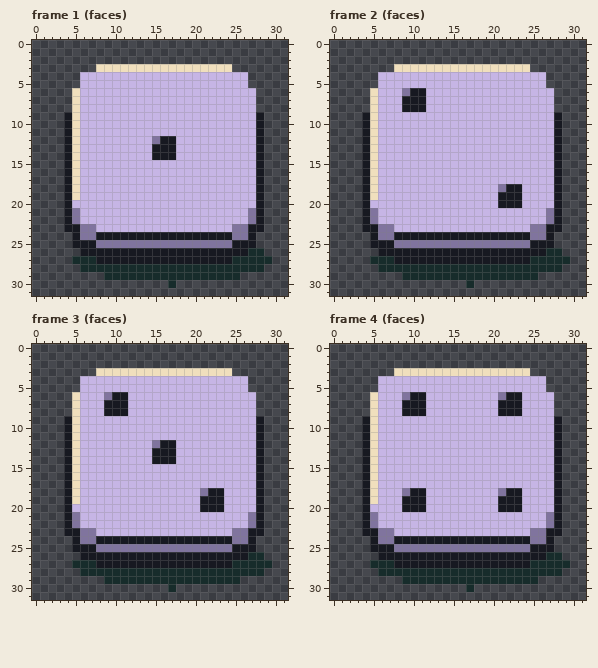
A pixel-art file gets an edit: assets/source/aseprite/dice/multiplier_d6.aseprite. Above is the file before it was changed.
32x32 pixels, 6 frames. Shown: frame 1 (faces), frame 2 (faces), frame 3 (faces), frame 4 (faces). The commit also changed other frames, which this record leaves out.
Once edited:
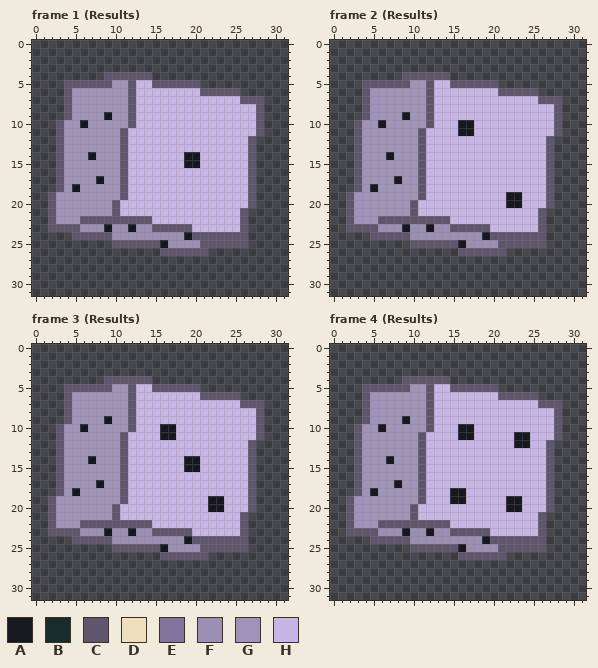
Palette (. is transparent): A #171921  B #172c2b  C #5f566d  D #f0dfbd  E #80749e  F #9c8fb4  G #a093ba  H #c6b5e5
The edit:
Changed rows in their new state; - is an unchanged pixel.
Frame 1 (Results):
first column x 2:
 3 ------.................-----
 4 ----...CCCCCC............---
 5 --CCCCCCGGC--CCCCCC......---
 6 --CGGGGGGGC--------CCCCC..--
 7 --CGGGGGGGC-------------CCC-
 8 --CGGGGGGGC---------------C-
 9 --CGGGGAGGC---------------C-
10 -CGGAGGGGGC---------------C-
11 -CGGGGGGGC----------------C-
12 -CGGGGGGGC---HHH---------C.-
13 -CGGGGGGGC---HHH---------C.-
14 -CGGGAGGGC---HHH-AA------C.-
15 -CGGGGGGGC-------AA------C.-
16 -CGGGGGGGC---------------C.-
17 -CGGGGAGGC---------------C.-
18 -CGAGGGGGC---------------C.-
19 CGGGGGGGGC---------------C.-
20 CGGGGGGGC----------------C.-
21 CGGGGGGGC---------------C..-
22 CGGGCCCCCCCCC-----------C..-
23 CCCCFFFAFFAFFCCCCC-----HC..-
24 ---CCCCCFFFFFFFFF-CCCCCCC.--
25 ---.....CCCCCCAFFFFCCCCCC.--
26 ----..........CCCCCC.......-
27 ---.........................
28 ----.......................-
29 -------.................----
30 ---------------.------------
Frame 2 (Results):
first column x 2:
 3 ------.................-----
 4 ----...CCCCCC............---
 5 --CCCCCCGGC--CCCCCC......---
 6 --CGGGGGGGC--------CCCCC..--
 7 --CGGGGGGGC-------------CCC-
 8 --CGGGGGGGC---------------C-
 9 --CGGGGAGGC---------------C-
10 -CGGAGGGGGC---AA----------C-
11 -CGGGGGGGC----AA----------C-
12 -CGGGGGGGC---------------C.-
13 -CGGGGGGGC---------------C.-
14 -CGGGAGGGC---------------C.-
15 -CGGGGGGGC---------------C.-
16 -CGGGGGGGC---------------C.-
17 -CGGGGAGGC---------------C.-
18 -CGAGGGGGC---------HHH---C.-
19 CGGGGGGGGC---------H-----C.-
20 CGGGGGGGC----------H-----C.-
21 CGGGGGGGC---------------C..-
22 CGGGCCCCCCCCC-----------C..-
23 CCCCFFFAFFAFFCCCCC-----HC..-
24 ---CCCCCFFFFFFFFF-CCCCCCC.--
25 ---.....CCCCCCAFFFFCCCCCC.--
26 ----..........CCCCCC.......-
27 ---.........................
28 ----.......................-
29 -------.................----
30 ---------------.------------
Frame 3 (Results):
first column x 2:
 3 ------.................-----
 4 ----...CCCCCC............---
 5 --CCCCCCGGC--CCCCCC......---
 6 --CGGGGGGGC--------CCCCC..--
 7 --CGGGGGGGC-------------CCC-
 8 --CGGGGGGGC---------------C-
 9 --CGGGGAGGC---------------C-
10 -CGGAGGGGGC---AA----------C-
11 -CGGGGGGGC----AA----------C-
12 -CGGGGGGGC---HHH---------C.-
13 -CGGGGGGGC---HHH---------C.-
14 -CGGGAGGGC---HHH-AA------C.-
15 -CGGGGGGGC-------AA------C.-
16 -CGGGGGGGC---------------C.-
17 -CGGGGAGGC---------------C.-
18 -CGAGGGGGC---------HHH---C.-
19 CGGGGGGGGC---------H-----C.-
20 CGGGGGGGC----------H-----C.-
21 CGGGGGGGC---------------C..-
22 CGGGCCCCCCCCC-----------C..-
23 CCCCFFFAFFAFFCCCCC-----HC..-
24 ---CCCCCFFFFFFFFF-CCCCCCC.--
25 ---.....CCCCCCAFFFFCCCCCC.--
26 ----..........CCCCCC.......-
27 ---.........................
28 ----.......................-
29 -------.................----
30 ---------------.------------
Frame 4 (Results):
first column x 2:
 3 ------.................-----
 4 ----...CCCCCC............---
 5 --CCCCCCGGC--CCCCCC......---
 6 --CGGGGGGGC--------CCCCC..--
 7 --CGGGGGGGC--------HHH--CCC-
 8 --CGGGGGGGC--------HHH----C-
 9 --CGGGGAGGC---------------C-
10 -CGGAGGGGGC---AA----------C-
11 -CGGGGGGGC----AA-----AA---C-
12 -CGGGGGGGC-----------AA--C.-
13 -CGGGGGGGC---------------C.-
14 -CGGGAGGGC---------------C.-
15 -CGGGGGGGC---------------C.-
16 -CGGGGGGGC---------------C.-
17 -CGGGGAGGC---------------C.-
18 -CGAGGGGGC---AA----HHH---C.-
19 CGGGGGGGGC---AA----H-----C.-
20 CGGGGGGGCH---------H-----C.-
21 CGGGGGGGC---------------C..-
22 CGGGCCCCCCCCC-----------C..-
23 CCCCFFFAFFAFFCCCCC-----HC..-
24 ---CCCCCFFFFFFFFF-CCCCCCC.--
25 ---.....CCCCCCAFFFFCCCCCC.--
26 ----..........CCCCCC.......-
27 ---.........................
28 ----.......................-
29 -------.................----
30 ---------------.------------
